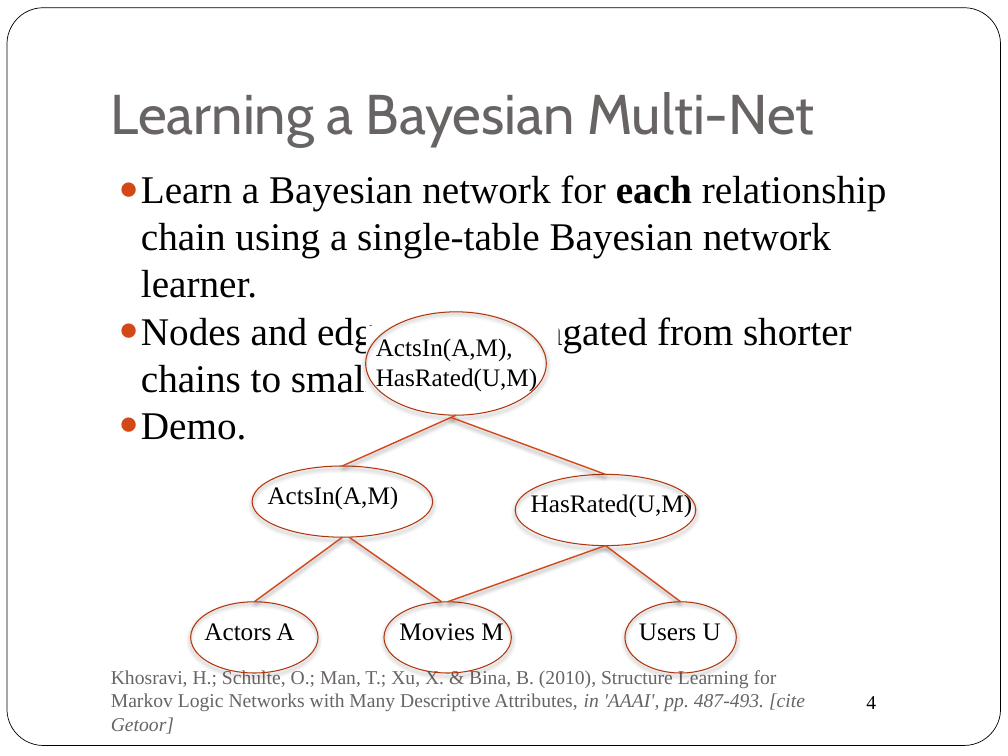
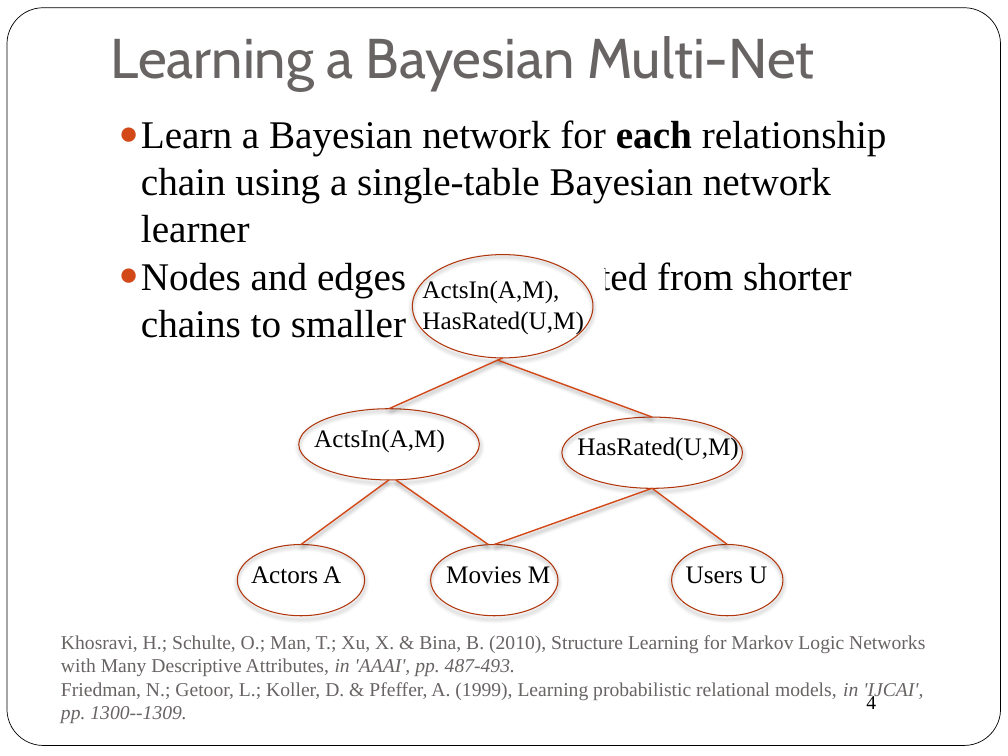
Before and after one commit to oschulte/srl-tutorial-slides, a slide deck: slide 4 of ch4-struc-learning.pptx. Drawn at 1008x756 pixels with LibreOffice and Linux fonts; fonts in the diff are those of the drawing. Boxes give left, top, right and bottom in pixels: in the first picture for what was removed or moved away, otherwise in the second. Text is boxed around its words. In the diff, an @@ line names an element or a change of style, - is before the commit and + after.

Commit message:
new structure learning part

```diff
--- a/ch4-struc-learning.pptx
+++ b/ch4-struc-learning.pptx
@@ title "Learning a Bayesian Multi-Net": place and size @@
-title "Learning a Bayesian Multi-Net" at bbox=[111, 92, 815, 147]
+title "Learning a Bayesian Multi-Net" at bbox=[111, 36, 815, 90]
@@ text "Learn a Bayesian network for ...": place and size @@
-text "Learn a Bayesian network for ..." at bbox=[141, 175, 887, 440]
+text "Learn a Bayesian network for ..." at bbox=[141, 120, 887, 344]
@@ text at bbox=[141, 120, 887, 243]: text changed @@
-● Learn a Bayesian network for each relationship chain using a single-table Bayesian network learner.
+● Learn a Bayesian network for each relationship chain using a single-table Bayesian network learner
@@ text at bbox=[141, 413, 246, 440]: paragraph removed @@
-● Demo.
@@ 5 ellipses, 2 rectangles, 1 text: place and size @@
-5 ellipses, 2 rectangles, 1 text at bbox=[191, 336, 737, 673]
+5 ellipses, 2 rectangles, 1 text at bbox=[237, 278, 783, 616]
@@ 6 lines, 3 rectangles, 1 ellipse: place and size @@
-6 lines, 3 rectangles, 1 ellipse at bbox=[195, 311, 736, 650]
+6 lines, 3 rectangles, 1 ellipse at bbox=[241, 255, 782, 594]
@@ text at bbox=[61, 635, 925, 723]: text changed @@
-Khosravi, H.; Schulte, O.; Man, T.; Xu, X. & Bina, B. (2010), Structure Learning for Markov Logic Networks with Many Descriptive Attributes, in 'AAAI', pp. 487-493. [cite Getoor]
+Khosravi, H.; Schulte, O.; Man, T.; Xu, X. & Bina, B. (2010), Structure Learning for Markov Logic Networks with Many Descriptive Attributes, in 'AAAI', pp. 487-493.
+Friedman, N.; Getoor, L.; Koller, D. & Pfeffer, A. (1999), Learning probabilistic relational models, in 'IJCAI', pp. 1300--1309.
```
Also in this commit, not shown: 11 other slides changed, 2 slides added, 1 slide removed.
